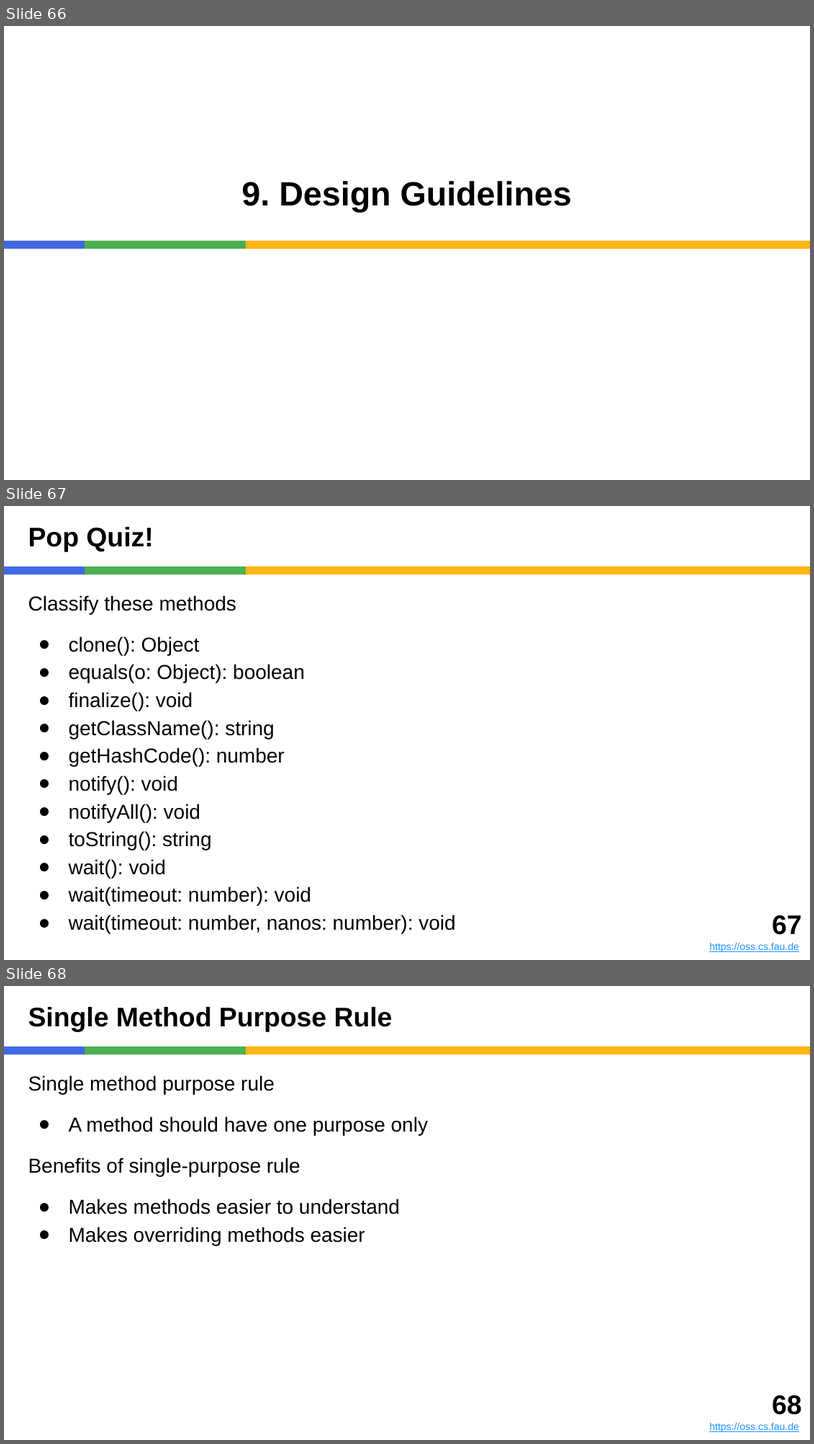
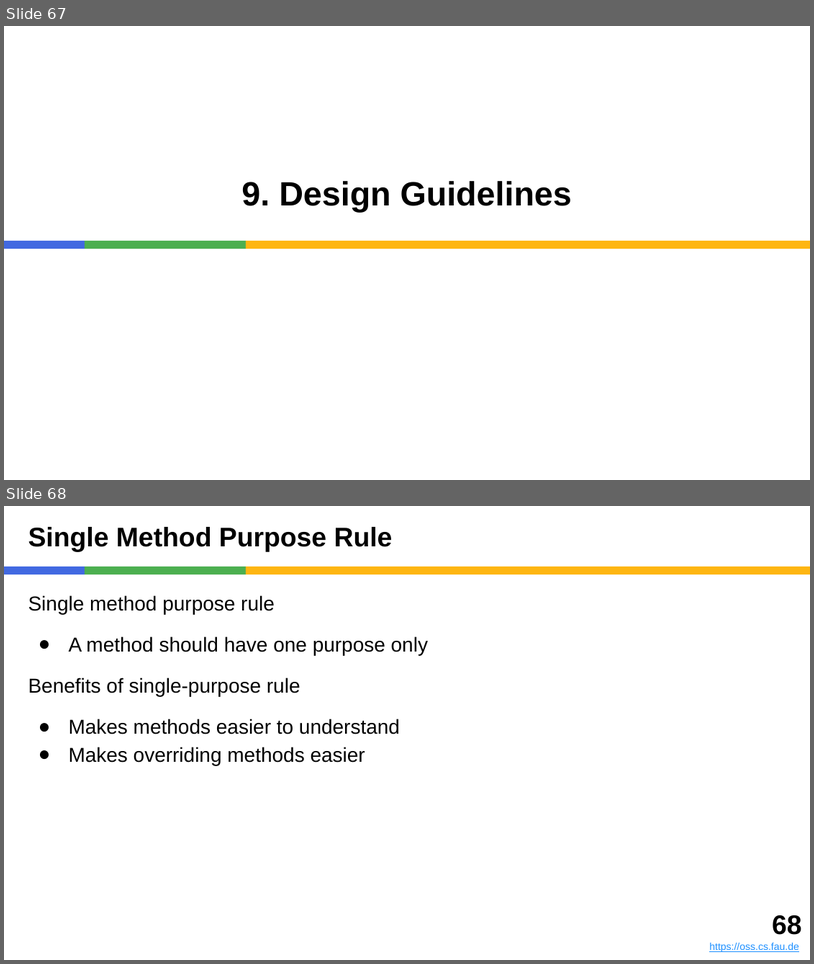
Before and after one commit to dirkriehle/adap-course, a slide deck: Lecture slides/ADAP B01 - Method Types and Properties.pptx. Shown one above the other, each under a label of ours: slides 66, 67 and 68 before the commit, slides 67 and 68 after it. The pictures are 814x1444 and 814x964 pixels, drawn with LibreOffice and Linux fonts; fonts in the diff are those of the drawing. Boxes give left, top, right and bottom in pixels: in the first picture for what was removed or moved away, otherwise in the second. Text is boxed around its words. In the diff, an @@ line names an element or a change of style, - is before the commit and + after.

```diff
--- a/Lecture slides/ADAP B01 - Method Types and Properties.pptx
+++ b/Lecture slides/ADAP B01 - Method Types and Properties.pptx
@@ slide 67 removed at (4,506,810,960), background #FFFFFF; not listed: 3 template elements that a slide beside it also shows @@
@@ title removed at (28,527,153,552) @@
-Pop Quiz!
@@ text removed at (28,595,455,933) @@
-Classify these methods
-● clone(): Object
-● equals(o: Object): boolean
-● finalize(): void
-● getClassName(): string
-● getHashCode(): number
-● notify(): void
-● notifyAll(): void
-● toString(): string
-● wait(): void
-● wait(timeout: number): void
-● wait(timeout: number, nanos: number): void
@@ text removed at (710,915,802,952) @@
-67
-https://oss.cs.fau.de
@@ what was slide 66 is now slide 67 @@
```
Also in this commit, not shown: 4 slides changed, 2 slides added, 3 other slides removed, 5 other files.
